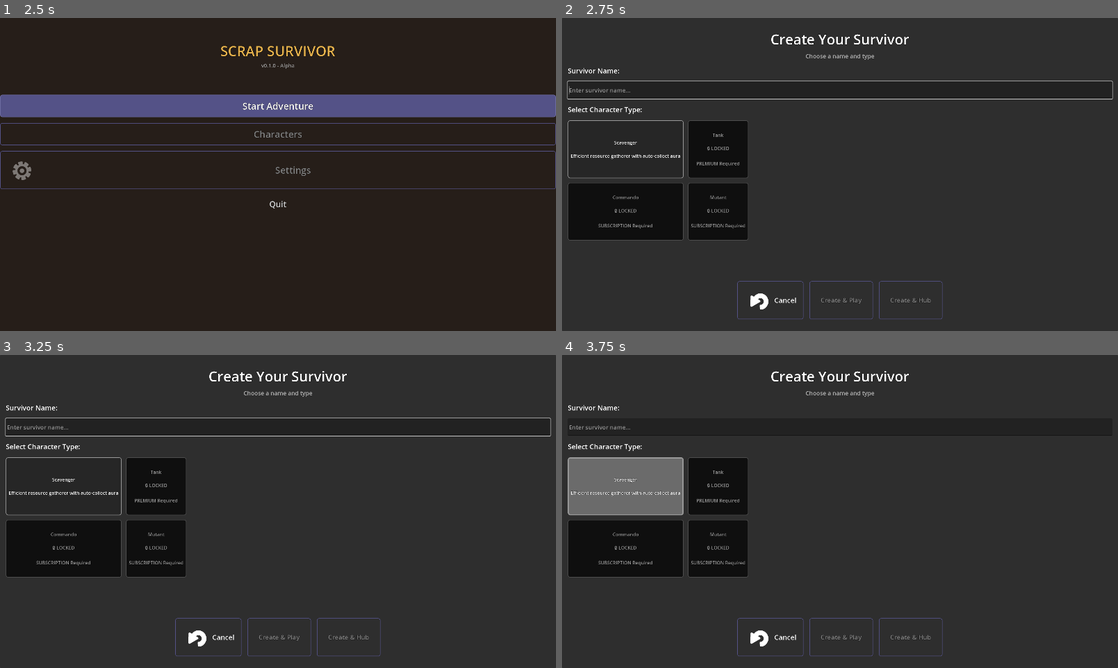
Above: before the commit, frames 1-4 (two rows, left to right).
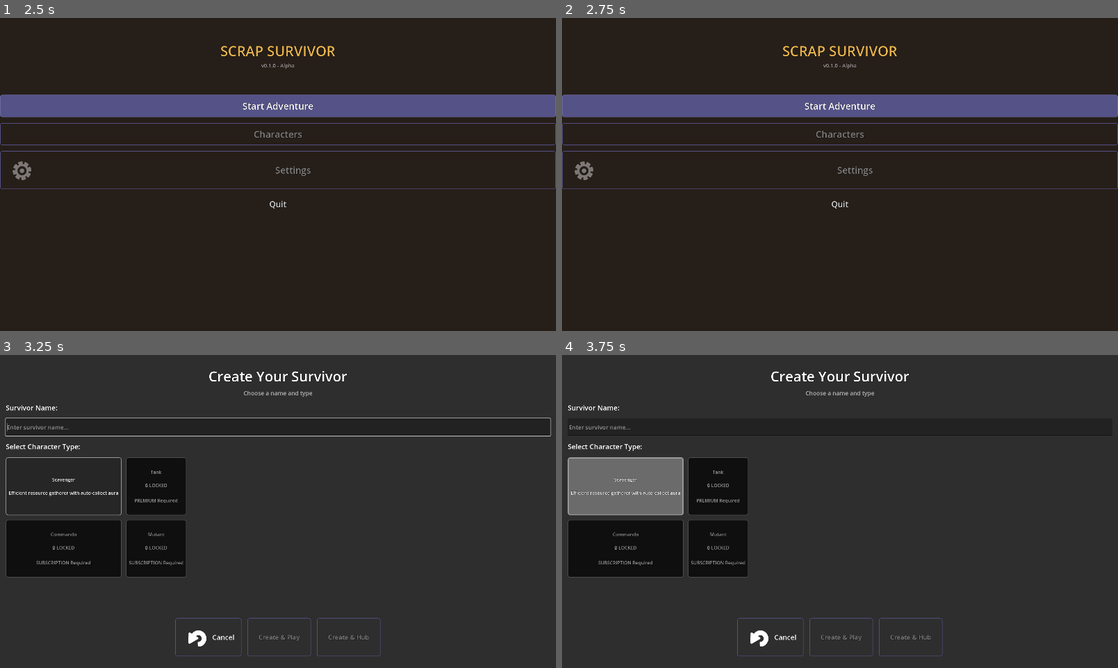
Above: after the commit, the same moments.

Repository: alanjayspector/scrap-survivor-godot
Game: Godot game, scene res://scenes/hub/scrapyard.tscn
Two runs of this game, one before a commit and one after it. Both use one fixed random seed, a clock stepped at 60 frames per second and the inputs below. Sound files missing from this copy of the repository are replaced by a short silence.
Inputs (mouse positions are in pixels of both pictures, inside the frame that each line leads up to):
- Up to frame 1 (2.5 s): click "Start Adventure" at 0.5 s; click (278, 89) at 1.27 s; type "Alex" at 1.35 s; click "Cancel" at 2 s
- Up to frame 2 (2.75 s): no input
- Up to frame 3 (3.25 s): click (278, 442) at 2.75 s, where only the run after the commit has a clickable "Start Adventure"
- Up to frame 4 (3.75 s): click "Scavenger Efficient resource …" at 3.5 s

Frame 1 is identical in both runs. In frame 2, 11% of the frame differs, in the area x 0-100%, y 0-100%; in frame 3, less than 0.1%; in frame 4, nothing differs.

Commit message:
fix(ui): disable auto-redirect to character creation on first run
- Comment out auto-navigation code in scrapyard.gd
- User can now stay on Hub even on first run
- Manual navigation via Play button still works
- Prevents annoying auto-redirect during QA testing

Per user request during Phase 6 Session 2 QA.

🤖 Generated with [Claude Code](https://claude.com/claude-code)

Co-Authored-By: Claude <noreply@anthropic.com>

Diff:
--- a/scripts/hub/scrapyard.gd
+++ b/scripts/hub/scrapyard.gd
@@ -66,12 +66,13 @@
 
 	# Auto-navigate to character creation on first run (with small delay for UX)
 	# Week 15 Phase 4: Enabled (Phase 2/3 complete - character_creation.tscn exists)
-	if is_first_run:
-		if is_instance_valid(Analytics):
-			Analytics.first_launch()
-		GameLogger.info("[Hub] First run detected - auto-navigating to character creation")
-		await get_tree().create_timer(0.5).timeout
-		_launch_first_run_flow()
+	# Week 16 Phase 6: DISABLED per user request (annoying during QA, user can manually click Play)
+	# if is_first_run:
+	# 	if is_instance_valid(Analytics):
+	# 		Analytics.first_launch()
+	# 	GameLogger.info("[Hub] First run detected - auto-navigating to character creation")
+	# 	await get_tree().create_timer(0.5).timeout
+	# 	_launch_first_run_flow()
 
 
 func _exit_tree() -> void:
